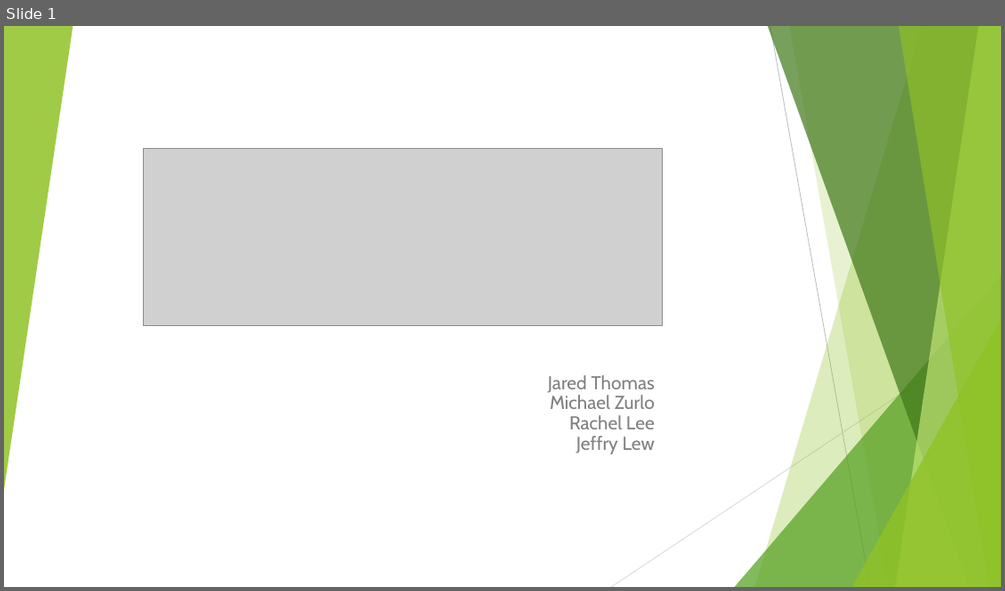
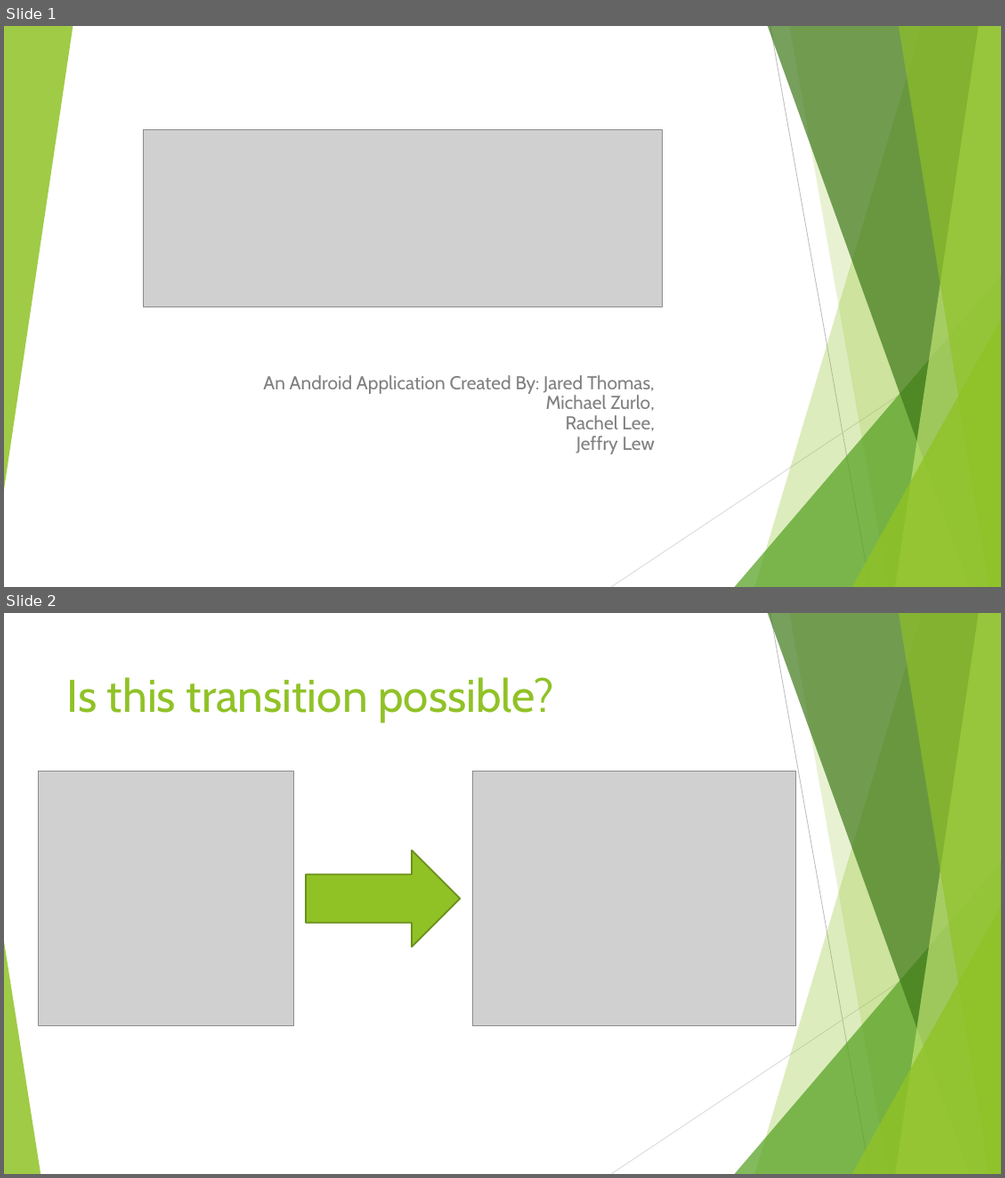
Before and after one commit to MikeZur/weightTrack, a slide deck: WeightTrack/Eleat-Pitch.pptx. Shown one above the other, each under a label of ours: slide 1 before the commit, slides 1 and 2 after it. The pictures are 1005x591 and 1005x1178 pixels, drawn with LibreOffice and Linux fonts; fonts in the diff are those of the drawing; grey boxes stand for pictures. Boxes give left, top, right and bottom in pixels: in the first picture for what was removed or moved away, otherwise in the second. Text is boxed around its words. In the diff, an @@ line names an element or a change of style, - is before the commit and + after.

```diff
--- a/WeightTrack/Eleat-Pitch.pptx
+++ b/WeightTrack/Eleat-Pitch.pptx
@@ slide 2 added at (x1=4, y1=613, x2=1001, y2=1174), background #FFFFFF; not listed: 9 template elements that a slide beside it also shows @@
@@ title added at (x1=67, y1=677, x2=554, y2=722), 44 pt, text #90C226 @@
+Is this transition possible?
@@ picture added at (x1=39, y1=771, x2=293, y2=1026) @@
@@ picture added at (x1=472, y1=771, x2=796, y2=1026) @@
@@ right arrow added at (x1=306, y1=850, x2=461, y2=947), fill #90C226, outline #6B901C 1.5 pt @@
@@ triangle added at (x1=4, y1=941, x2=40, y2=1174), fill #90C226 at 85% opacity @@
@@ slide 1 changed as well @@
@@ picture moved from (x1=143, y1=149, x2=662, y2=326) to (x1=143, y1=129, x2=662, y2=306) @@
@@ subtitle at (x1=263, y1=375, x2=655, y2=431): text changed @@
-Jared Thomas
-Michael Zurlo
-Rachel Lee
+An Android Application Created By: Jared Thomas,
+Michael Zurlo,
+Rachel Lee,
```
Also in this commit, not shown: 2 other slides added.
